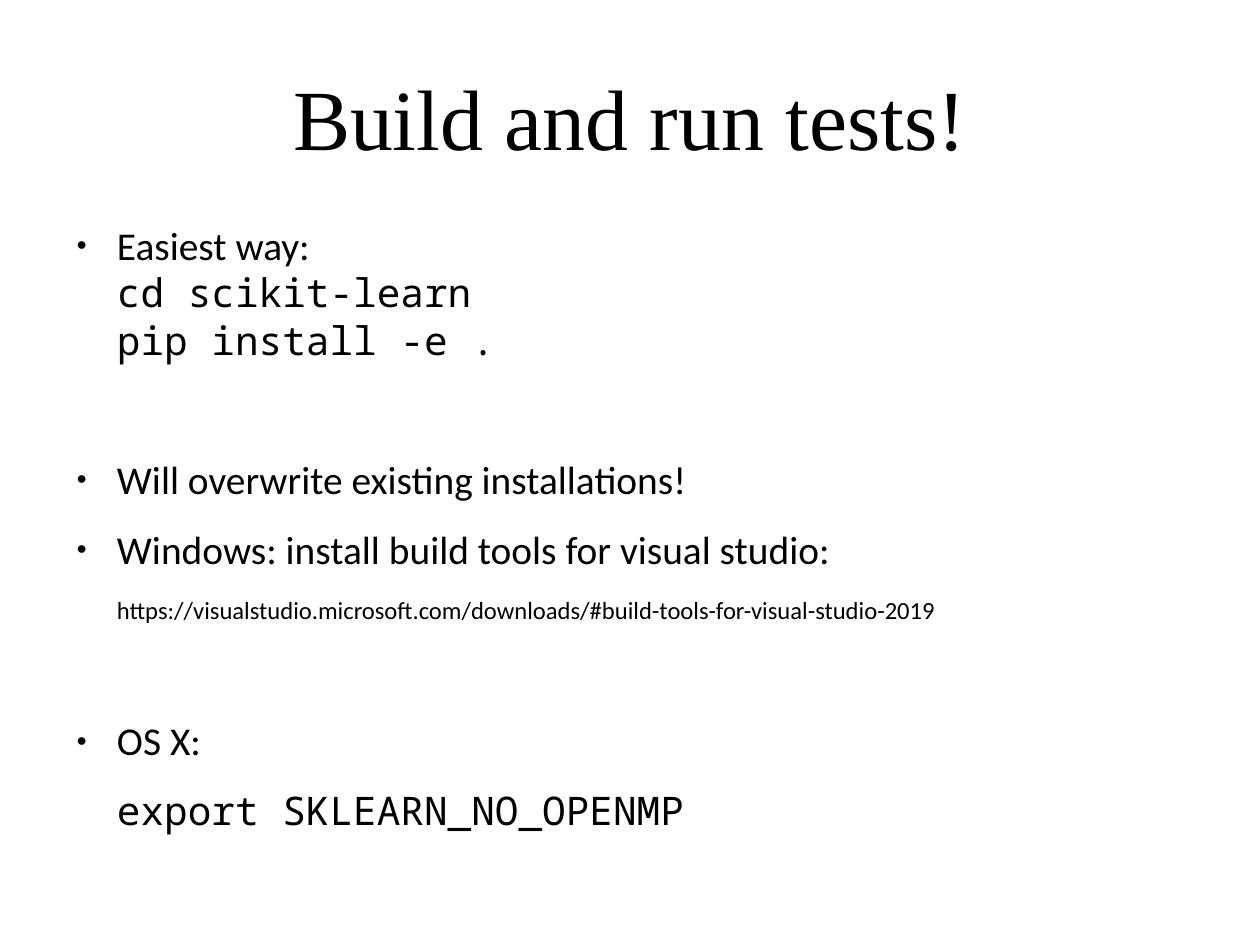
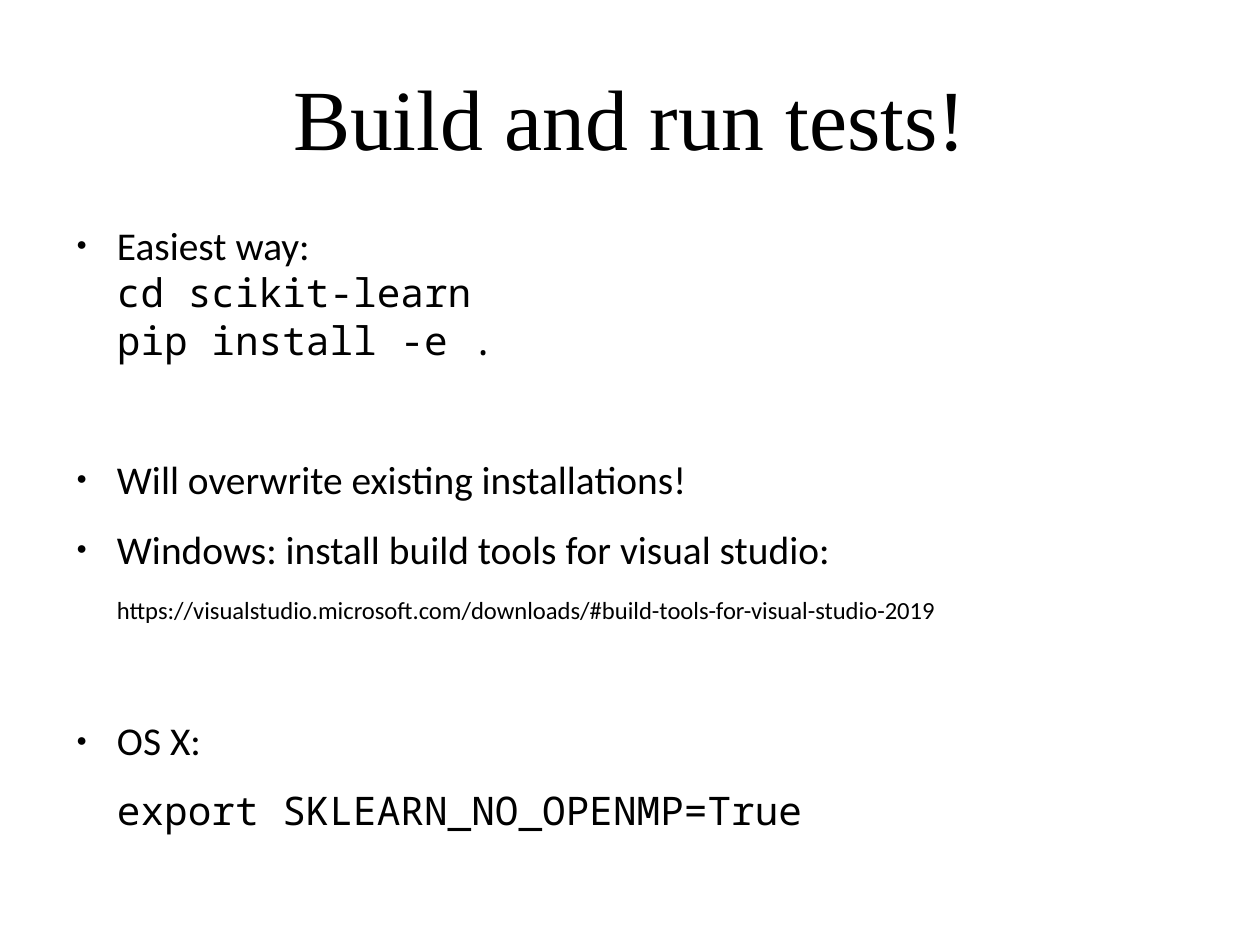
Before and after one commit to wimlds/bayarea-2019-scikit-sprint, a slide deck: slide 5 of wimlds-sprint-intro.odp. Drawn at 1260x945 pixels with LibreOffice and Linux fonts; fonts in the diff are those of the drawing. Boxes give left, top, right and bottom in pixels: in the first picture for what was removed or moved away, otherwise in the second. Text is boxed around its words. In the diff, an @@ line names an element or a change of style, - is before the commit and + after.

Commit message:
fix openmp export = True

```diff
--- a/wimlds-sprint-intro.odp
+++ b/wimlds-sprint-intro.odp
@@ text at box(117, 796, 802, 835): text changed @@
-export SKLEARN_NO_OPENMP
+export SKLEARN_NO_OPENMP=True
```
Also in this commit, not shown: 1 other file.
